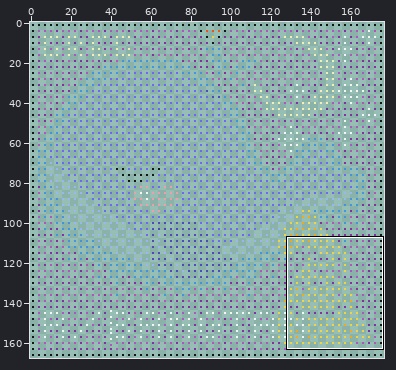
Sprite sheet -- whale.png. Above: a wide view before the commit, with the close-up outlined.
Close-up. The starting point:
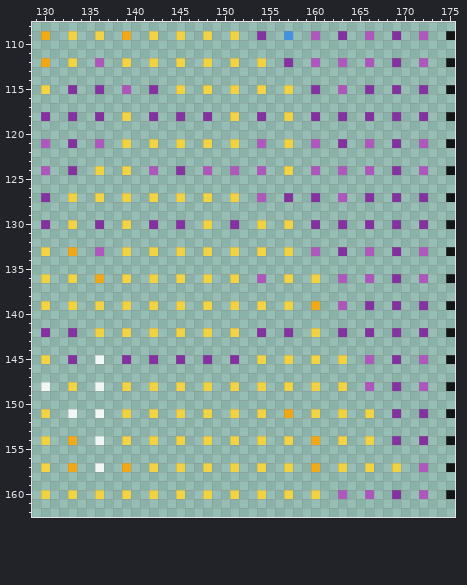
The file is 177x168 pixels. Shown: x 129..175, y 108..162. The commit also changed other parts of the picture, which this record leaves out.
Now the later version:
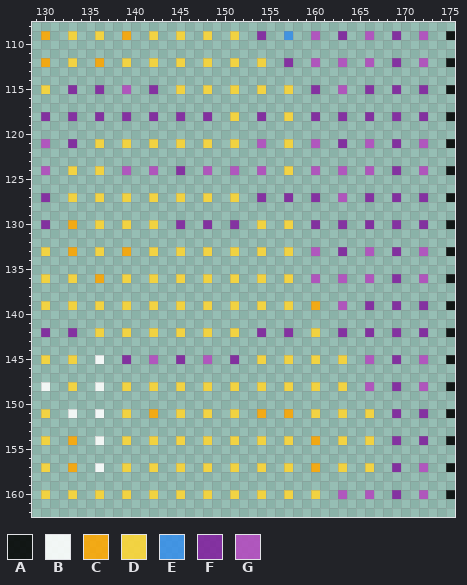
Palette (. is transparent): A #000000e0  B #ffffffe0  C #ffa700e0  D #ffd633e0  E #378fe9e0  F #811f9ee0  G #b449bfe0
Changes in this commit:
Changed rows in their new state; - is an unchanged pixel.
first column x 136:
112 C
first column x 133:
118 ------F---------------------
121 ---D------------------------
124 D-----G---------------------
127 ---------------------F------
130 C--D-----D-----F------------
133 ---D--C---------------------
136 ---------------------D-----G
first column x 133:
145 D--------G-----G
first column x 142:
151 C-----------C
first column x 139:
157 D-----------------------------F
